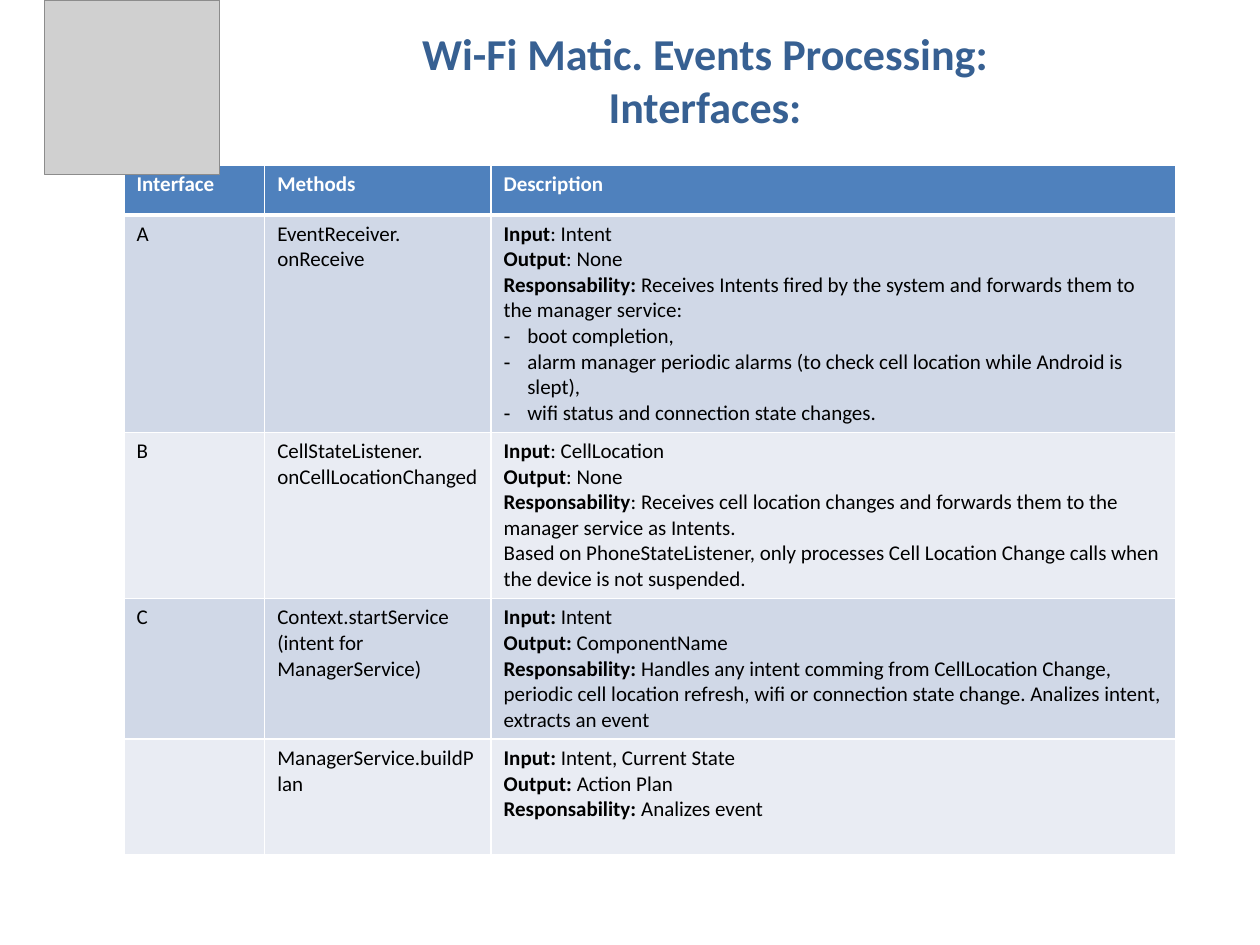
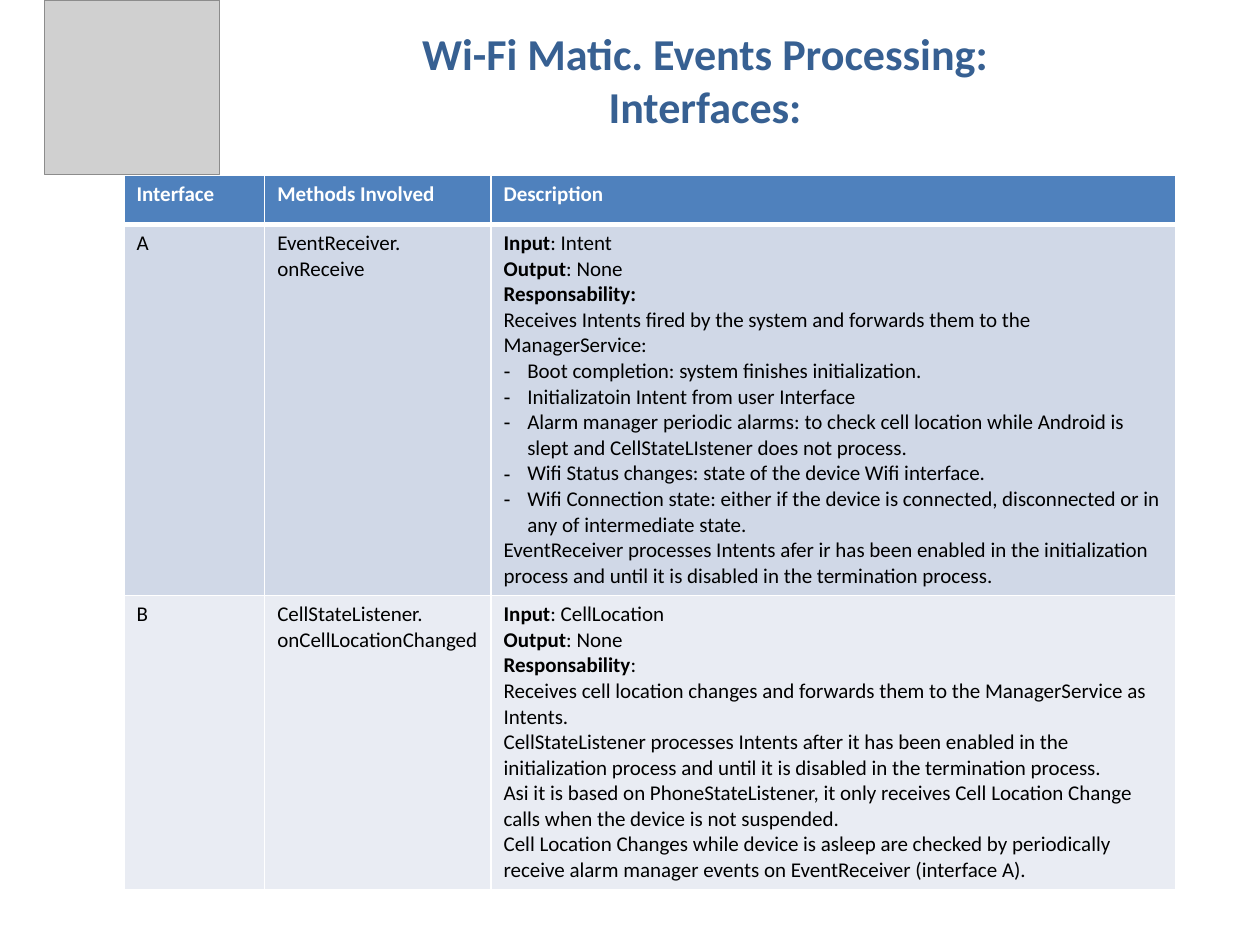
Before and after one commit to arqam/wifimatic-android, a slide deck: slide 5 of doc/Wi-Fi Matic Design.pptx (slide 4 before the commit). Drawn at 1260x945 pixels with LibreOffice and Linux fonts; fonts in the diff are those of the drawing; grey boxes stand for pictures. Boxes give left, top, right and bottom in pixels: in the first picture for what was removed or moved away, otherwise in the second. Text is boxed around its words. In the diff, an @@ line names an element or a change of style, - is before the commit and + after.

```diff
--- a/doc/Wi-Fi Matic Design.pptx
+++ b/doc/Wi-Fi Matic Design.pptx
@@ table at [123, 175, 1176, 885] @@
-row 1: Interface | Methods | Description
-row 2: A | EventReceiver. / onReceive | Input: Intent / Output: None / Responsability: Receives Intents fired by the system and forwards them to the manager service: / boot completion, / alarm manager periodic alarms (to check cell location while Android is slept), / wifi status and connection state changes.
-row 3: B | CellStateListener. / onCellLocationChanged | Input: CellLocation / Output: None / Responsability: Receives cell location changes and forwards them to the manager service as Intents. / Based on PhoneStateListener, only processes Cell Location Change calls when the device is not suspended.
-row 4: C | Context.startService (intent for ManagerService) | Input: Intent / Output: ComponentName / Responsability: Handles any intent comming from CellLocation Change, periodic cell location refresh, wifi or connection state change. Analizes intent, extracts an event
-row 5:  | ManagerService.buildPlan | Input: Intent, Current State / Output: Action Plan / Responsability: Analizes event
+row 1: Interface | Methods Involved | Description
+row 2: A | EventReceiver. / onReceive | Input: Intent / Output: None / Responsability: / Receives Intents fired by the system and forwards them to the ManagerService: / Boot completion: system finishes initialization. / Initializatoin Intent from user Interface / Alarm manager periodic alarms: to check cell location while Android is slept and CellStateLIstener does not process. / Wifi Status changes: state of the device Wifi interface. / Wifi Connection state: either if the device is connected, disconnected or in any of intermediate state. / EventReceiver processes Intents afer ir has been enabled in the initialization process and until it is disabled in the termination process.
+row 3: B | CellStateListener. / onCellLocationChanged | Input: CellLocation / Output: None / Responsability: / Receives cell location changes and forwards them to the ManagerService as Intents. / CellStateListener processes Intents after it has been enabled in the initialization process and until it is disabled in the termination process. / Asi it is based on PhoneStateListener, it only receives Cell Location Change calls when the device is not suspended. / Cell Location Changes while device is asleep are checked by periodically receive alarm manager events on EventReceiver (interface A).
@@ table: place and size @@
-table at [123, 165, 1176, 844]
+table at [123, 175, 1176, 885]
```
Also in this commit, not shown: 4 other slides changed, 3 slides added.
